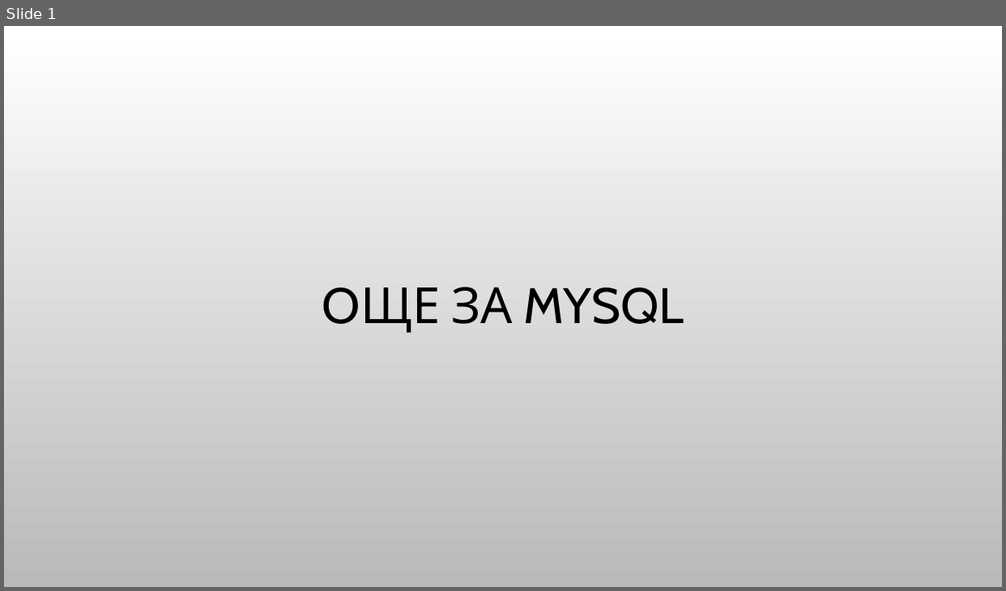
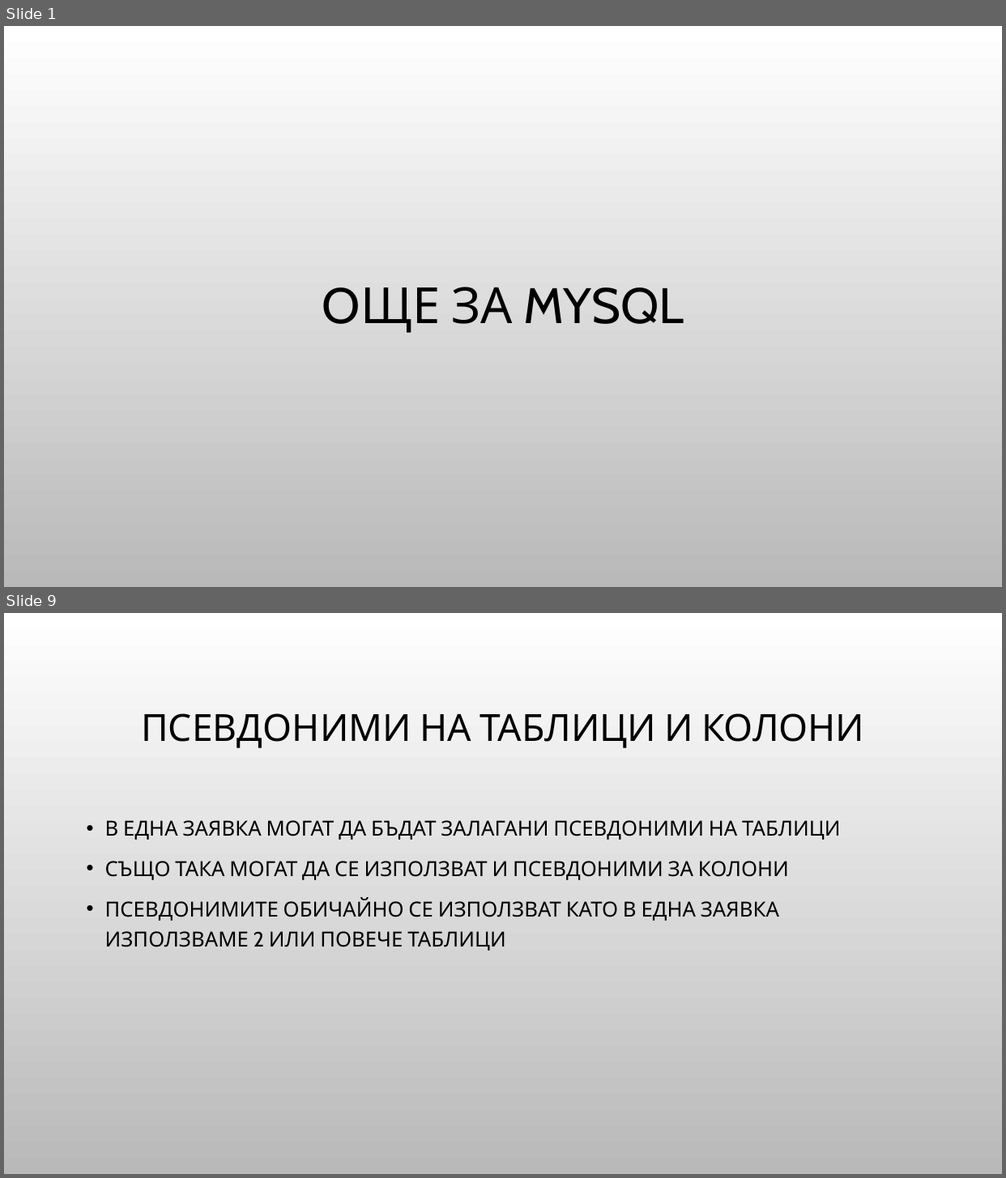
Before and after one commit to Bilyukov/php-mysql-course, a slide deck: 10.advanced-mysql.pptx. Shown one above the other, each under a label of ours: slide 1 before the commit, slides 1 and 9 after it; the slides between them are not shown. The pictures are 1006x591 and 1006x1178 pixels, drawn with LibreOffice and Linux fonts; fonts in the diff are those of the drawing; background and template pictures are left out. Boxes give left, top, right and bottom in pixels: in the first picture for what was removed or moved away, otherwise in the second. Text is boxed around its words. In the diff, an @@ line names an element or a change of style, - is before the commit and + after.

```diff
--- a/10.advanced-mysql.pptx
+++ b/10.advanced-mysql.pptx
@@ slide 9 added at box(4, 613, 1002, 1174), background picture (left out) @@
@@ title added at box(141, 713, 864, 748), 36 pt, text #000000 @@
+ПСЕВДОНИМИ НА ТАБЛИЦИ И КОЛОНИ
@@ text added at box(105, 820, 840, 951), 20 pt, text #000000 @@
+• В ЕДНА ЗАЯВКА МОГАТ ДА БЪДАТ ЗАЛАГАНИ ПСЕВДОНИМИ НА ТАБЛИЦИ
+• СЪЩО ТАКА МОГАТ ДА СЕ ИЗПОЛЗВАТ И ПСЕВДОНИМИ ЗА КОЛОНИ
+• ПСЕВДОНИМИТЕ ОБИЧАЙНО СЕ ИЗПОЛЗВАТ КАТО В ЕДНА ЗАЯВКА ИЗПОЛЗВАМЕ 2 ИЛИ ПОВЕЧЕ ТАБЛИЦИ
```
Also in this commit, not shown: 19 other slides added, 2 slides removed, 15 other files.
